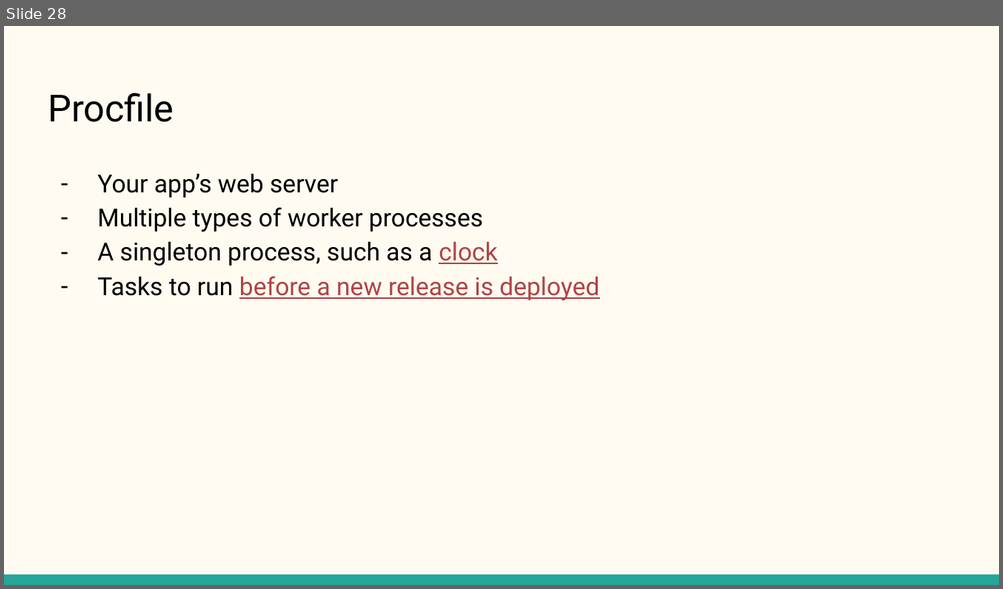
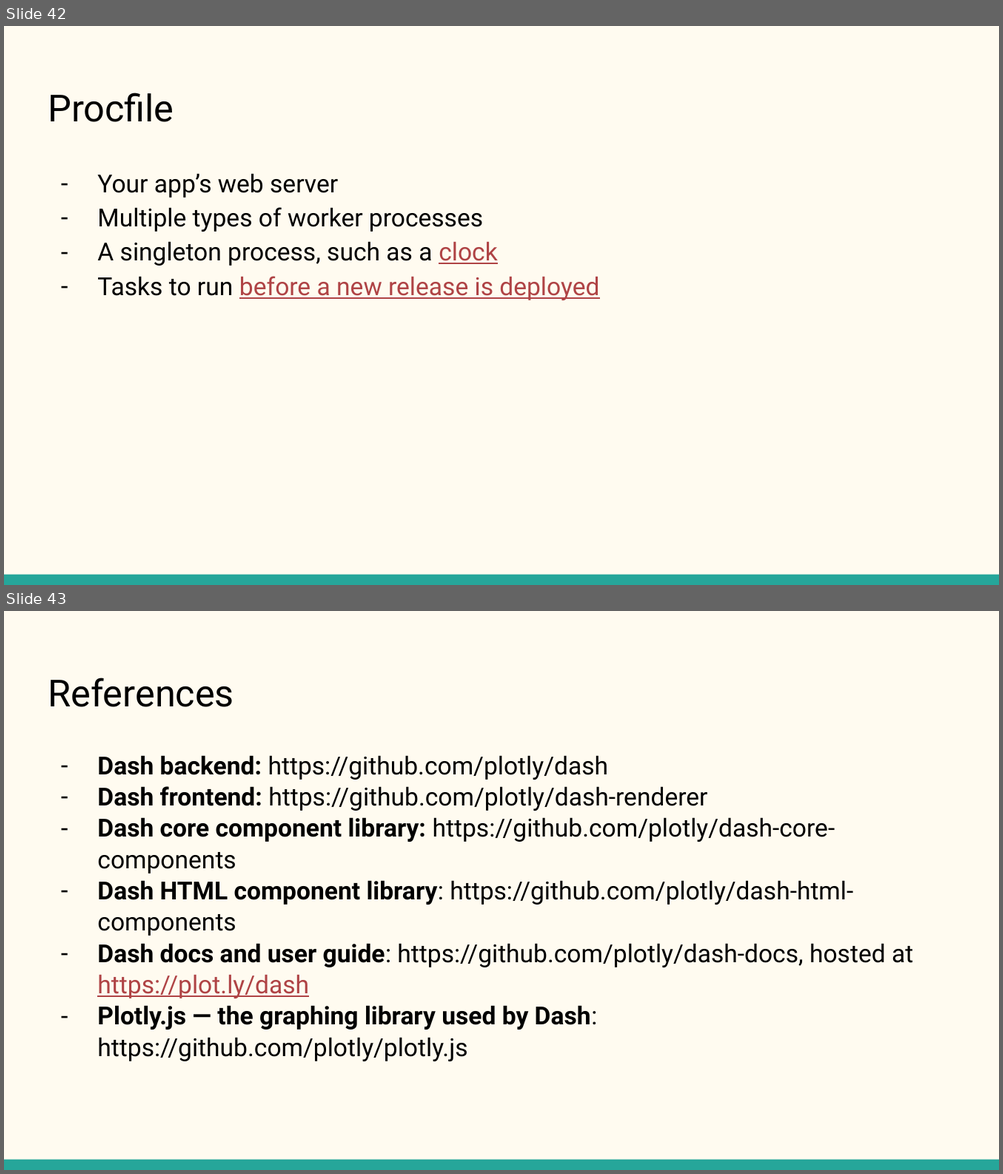
Before and after one commit to KritikaVersha/Plotly_Dash_Training, a slide deck: plotly-dash-training/Python with Plotly and Dash.pptx. Shown one above the other, each under a label of ours: slide 28 before the commit, slides 42 and 43 after it. The pictures are 1003x589 and 1003x1174 pixels, drawn with LibreOffice and Linux fonts; fonts in the diff are those of the drawing. Boxes give left, top, right and bottom in pixels: in the first picture for what was removed or moved away, otherwise in the second. Text is boxed around its words. In the diff, an @@ line names an element or a change of style, - is before the commit and + after.

```diff
--- a/plotly-dash-training/Python with Plotly and Dash.pptx
+++ b/plotly-dash-training/Python with Plotly and Dash.pptx
@@ slide 43 added at bbox=[4, 611, 999, 1170], background #FFFBF0; not listed: 1 template element that a slide beside it also shows @@
@@ title added at bbox=[48, 678, 234, 707], 27 pt, text #000000 @@
+References
@@ text added at bbox=[97, 755, 913, 1062], 18 pt, text #000000 @@
+– Dash backend: https://github.com/plotly/dash
+– Dash frontend: https://github.com/plotly/dash-renderer
+– Dash core component library: https://github.com/plotly/dash-core-components
+– Dash HTML component library: https://github.com/plotly/dash-html-components
+– Dash docs and user guide: https://github.com/plotly/dash-docs, hosted at https://plot.ly/dash
+– Plotly.js — the graphing library used by Dash: https://github.com/plotly/plotly.js
@@ what was slide 28 is now slide 42 @@
```
Also in this commit, not shown: 8 slides changed, 15 other slides added.
